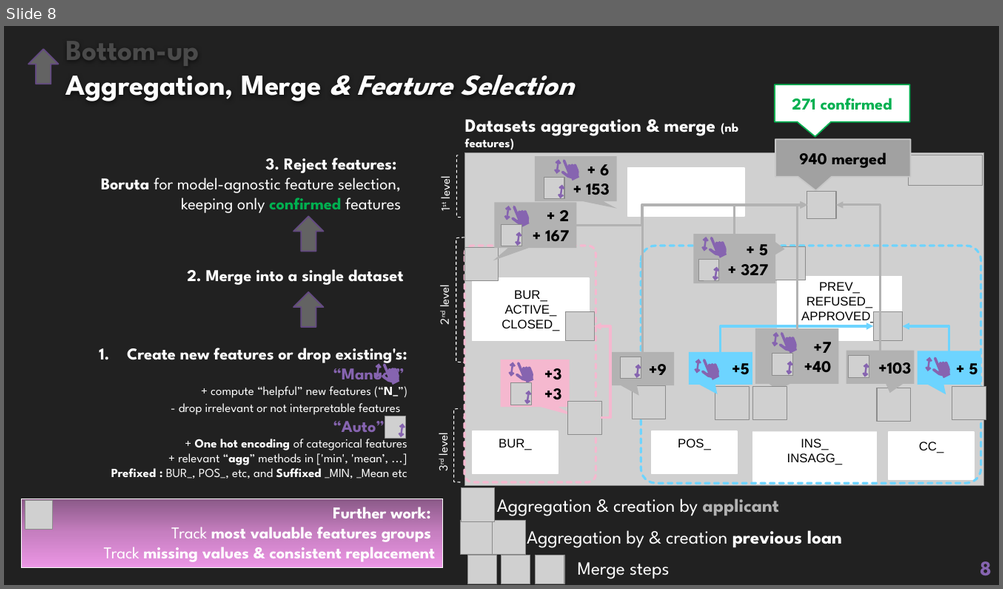
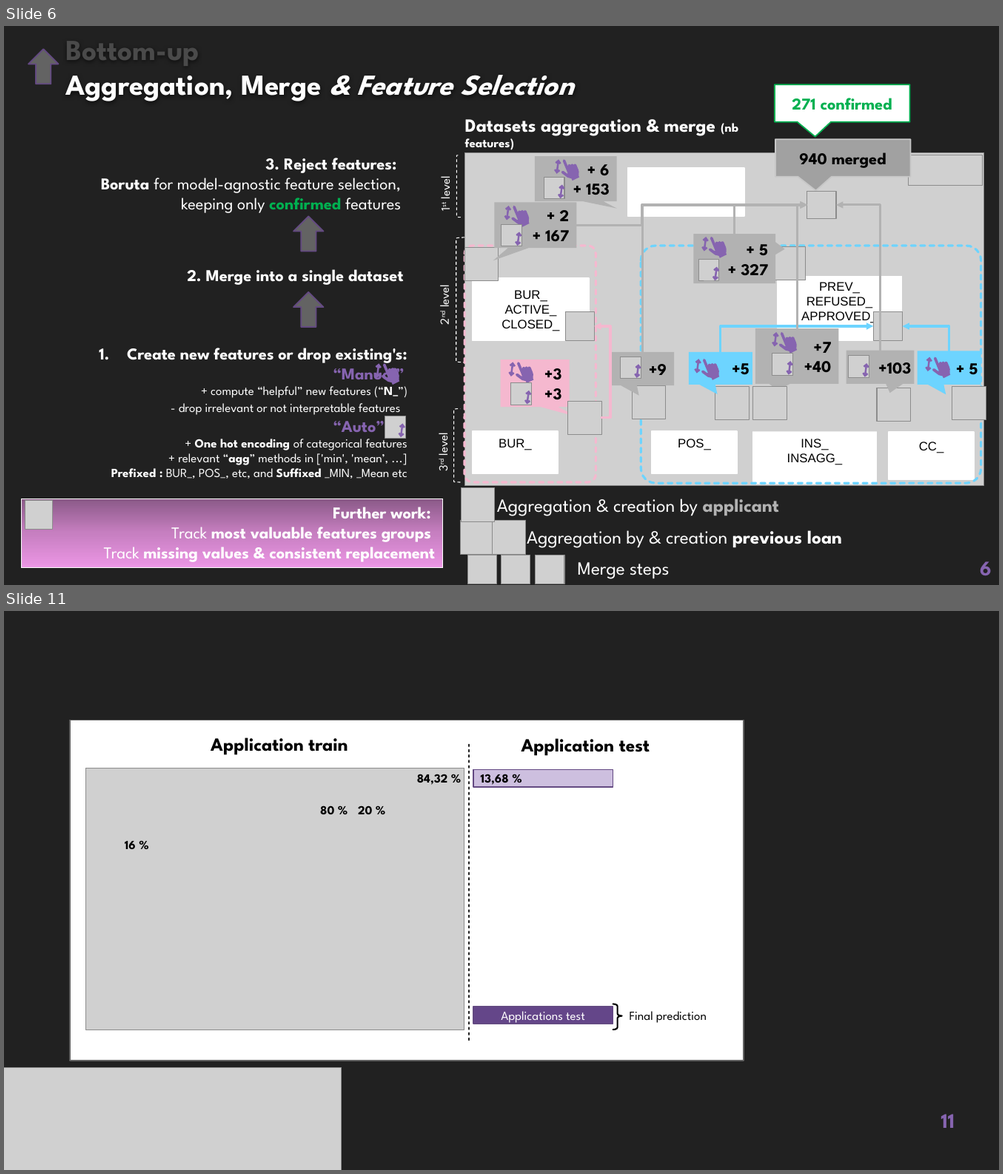
Before and after one commit to EtienneLardeur/P7_Scoring, a slide deck: P7_Support.pptx. Shown one above the other, each under a label of ours: slide 8 before the commit, slides 6 and 11 after it; the slides between them are not shown. The pictures are 1003x589 and 1003x1174 pixels, drawn with LibreOffice and Linux fonts; fonts in the diff are those of the drawing; grey boxes stand for pictures; background and template pictures are left out. Boxes give left, top, right and bottom in pixels: in the first picture for what was removed or moved away, otherwise in the second. Text is boxed around its words. In the diff, an @@ line names an element or a change of style, - is before the commit and + after.

```diff
--- a/P7_Support.pptx
+++ b/P7_Support.pptx
@@ slide 11 added at (4,611,999,1170), background #212121 @@
@@ rectangle added at (71,720,743,1061), fill #FFFFFF, outline #636363 1.25 pt @@
@@ text added at (210,738,347,755), 18 pt, text #000000, bold @@
+Application train
@@ text added at (521,738,649,756), 18 pt, text #000000, bold @@
+Application test
@@ line added from (469, 744) to (469, 1042), #212121 0.75 pt dashed @@
@@ picture added at (86,769,464,1031) @@
@@ text added at (417,774,448,785), 12 pt, text #000000, bold @@
+84,32 %
@@ rectangle added at (473,770,613,787), fill #CDBFDF, outline #634A82 1.25 pt, 12 pt, text #000000, bold @@
+13,68 %
@@ text added at (320,806,334,815), 12 pt, text #000000, bold @@
+80 %
@@ text added at (358,806,372,815), 12 pt, text #000000, bold @@
+20 %
@@ text added at (125,841,136,849), 12 pt, text #000000, bold @@
+16 %
@@ rectangle added at (473,1007,613,1025), fill #644689, outline #634A82 1.25 pt, 12 pt, text #FFFFFF @@
+Applications test
@@ right brace added at (613,1004,622,1030), outline #000000 1.5 pt @@
@@ text added at (629,1011,706,1023), 12 pt, text #000000 @@
+Final prediction
@@ picture added at (4,1068,341,1170) @@
@@ page number added at (941,1114,954,1128), 20 pt, text #8664B0, bold @@
+11
@@ what was slide 8 is now slide 6 @@
@@ page number at (979,562,991,577): text changed @@
-8
+6
```
Also in this commit, not shown: 13 slides changed, 8 other slides added, 12 slides removed.
